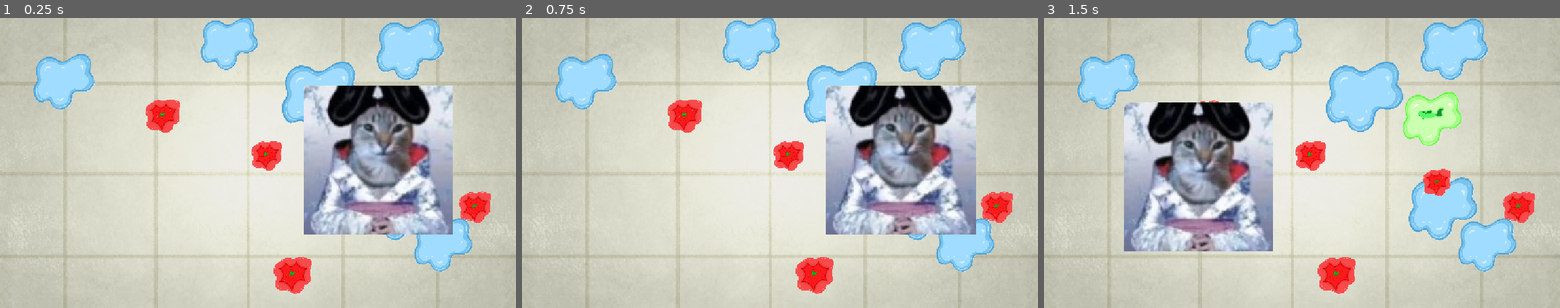
Above: before the commit, frames 1-3 (left to right).
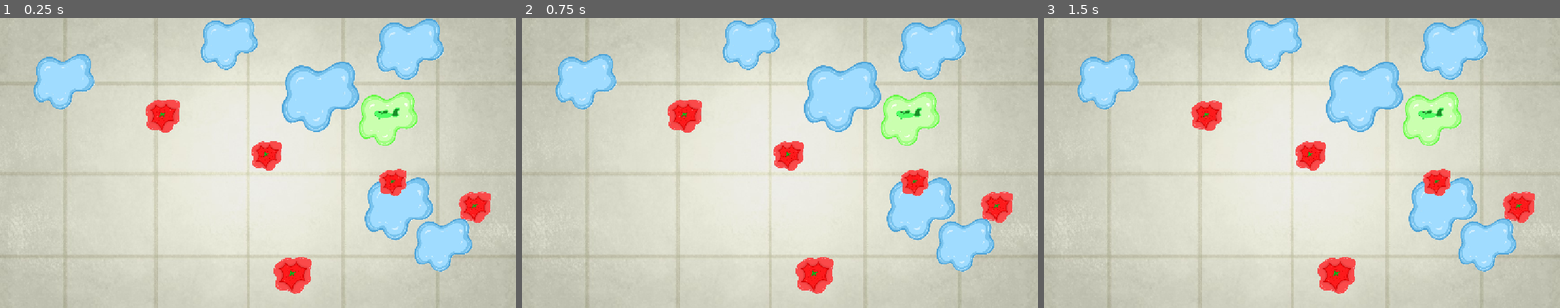
Above: after the commit, the same moments.

Repository: OwenPFC/dolomite-joe-3
Game: Godot game, scene res://scenes/floor.tscn
Same seed, same stepped clock (60 frames per second), same inputs: the game is played once before the commit and once after it. This scene is started directly instead of the project's main scene.
Inputs (mouse positions are in pixels of both pictures, inside the frame that each line leads up to):
- Up to frame 1 (0.25 s): no input
- Up to frame 2 (0.75 s): tap Enter at 0.5 s; move the mouse to (898, 160) at 0.52 s; press the mouse at (898, 160) at 0.53 s
- Up to frame 3 (1.5 s): tap Space at 1.25 s; move the mouse to (1198, 177) at 1.27 s; release the mouse at (1198, 177) at 1.28 s; click (1198, 177) at 1.35 s

The runs differ from the first frame. In frame 1, 14% of the frame differs, in the area x 58-88%, y 23-75%; in frame 2, 14%; in frame 3, 13%.

Commit message:
Update mop.tscn

Diff:
--- a/scenes/mop.tscn
+++ b/scenes/mop.tscn
@@ -1,7 +1,6 @@
 [gd_scene format=3 uid="uid://boo8qf0oeoa1k"]
 
 [ext_resource type="PackedScene" uid="uid://duup1qfwfxni" path="res://scenes/draggable.tscn" id="1_w2awh"]
-[ext_resource type="Texture2D" uid="uid://b1k6pvbd0kmot" path="res://homeowgenicfull.jpg" id="2_dmg84"]
 
 [sub_resource type="RectangleShape2D" id="RectangleShape2D_cnl2v"]
 
@@ -12,4 +11,3 @@
 shape = SubResource("RectangleShape2D_cnl2v")
 
 [node name="Sprite2D" type="Sprite2D" parent="." index="1" unique_id=208804560]
-texture = ExtResource("2_dmg84")
